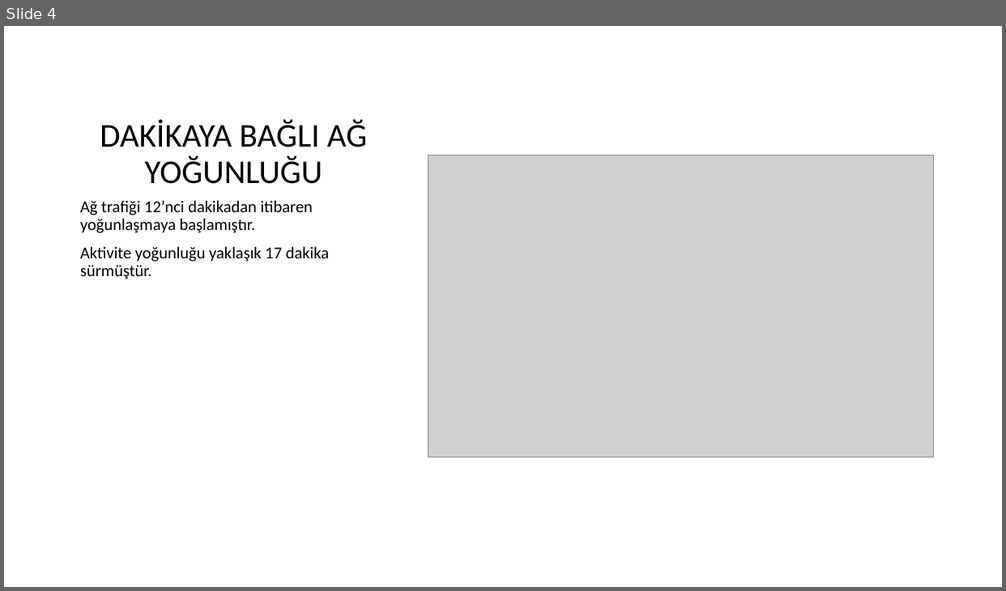
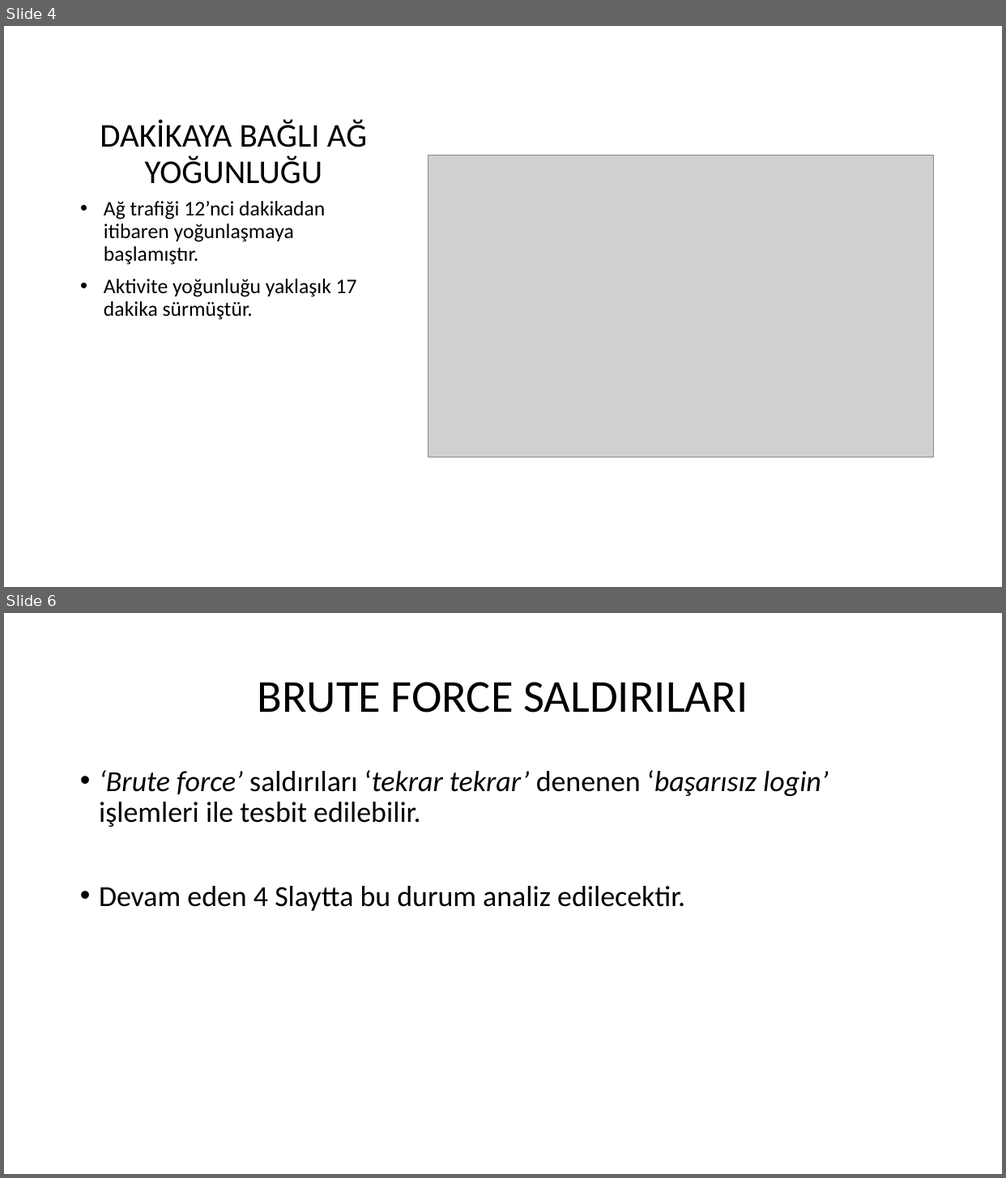
Before and after one commit to euphratesk/portf, a slide deck: Portfolio/ML/Classification Models/NextRay/NetworkTraffic.pptx. Shown one above the other, each under a label of ours: slide 4 before the commit, slides 4 and 6 after it; the slides between them are not shown. The pictures are 1006x591 and 1006x1178 pixels, drawn with LibreOffice and Linux fonts; fonts in the diff are those of the drawing; grey boxes stand for pictures. Boxes give left, top, right and bottom in pixels: in the first picture for what was removed or moved away, otherwise in the second. Text is boxed around its words. In the diff, an @@ line names an element or a change of style, - is before the commit and + after.

```diff
--- a/Portfolio/ML/Classification Models/NextRay/NetworkTraffic.pptx
+++ b/Portfolio/ML/Classification Models/NextRay/NetworkTraffic.pptx
@@ slide 6 added at [4,613,1002,1174], background #FFFFFF @@
@@ title added at [258,682,748,713], 44 pt, text #000000 @@
+BRUTE FORCE SALDIRILARI
@@ text added at [99,770,829,911], 28 pt, text #000000 @@
+• ‘Brute force’ saldırıları ‘tekrar tekrar’ denenen ‘başarısız login’ işlemleri ile tesbit edilebilir.
+• Devam eden 4 Slaytta bu durum analiz edilecektir.
@@ slide 4 changed as well @@
@@ text "Ağ trafiği 12’nci dakikadan itibaren ..." at [104,201,357,320]: size 16 to 20 pt; bullet none to • @@
```
Also in this commit, not shown: 7 other slides changed, 8 other slides added, 2 other files.
